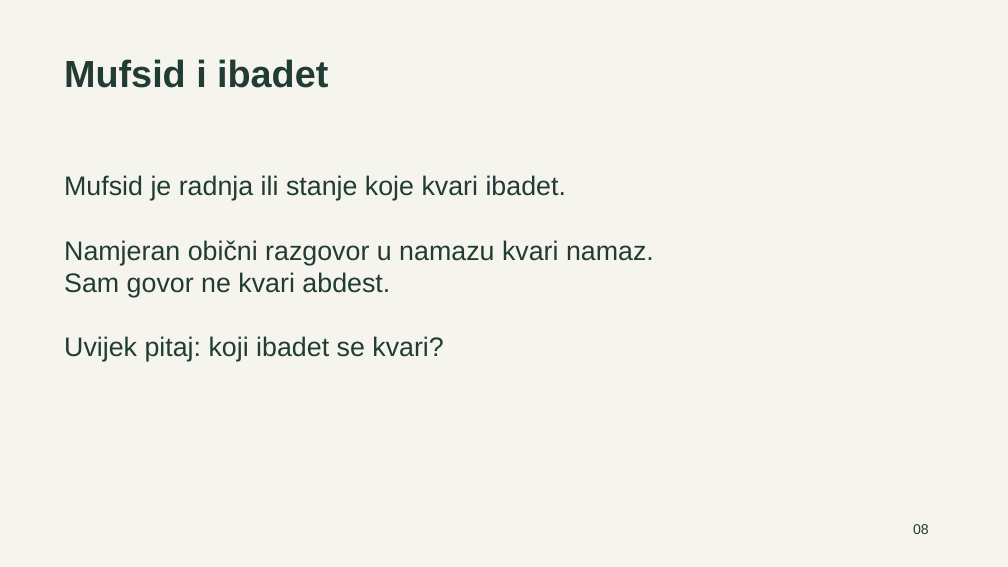
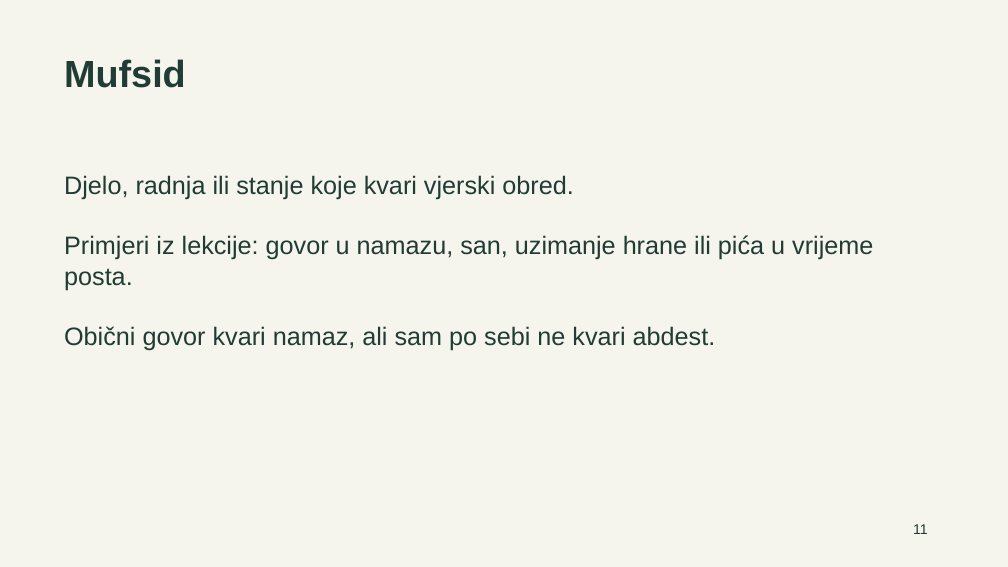
Before and after one commit to vjeronaukaskola/ogledni-cas-vrednovanje-djela, a slide deck: slide 11 of materijali/Prezentacija.pptx (slide 8 before the commit). Drawn at 1008x567 pixels with LibreOffice and Linux fonts; fonts in the diff are those of the drawing. Boxes give left, top, right and bottom in pixels: in the first picture for what was removed or moved away, otherwise in the second. Text is boxed around its words. In the diff, an @@ line names an element or a change of style, - is before the commit and + after.

```diff
--- a/materijali/Prezentacija.pptx
+++ b/materijali/Prezentacija.pptx
@@ text at (64, 59, 186, 88): text changed @@
-Mufsid i ibadet
+Mufsid
@@ text at (64, 175, 873, 351): text changed; size 25.5 to 24 pt @@
-Mufsid je radnja ili stanje koje kvari ibadet.
-Namjeran obični razgovor u namazu kvari namaz.
-Sam govor ne kvari abdest.
-Uvijek pitaj: koji ibadet se kvari?
+Djelo, radnja ili stanje koje kvari vjerski obred.
+Primjeri iz lekcije: govor u namazu, san, uzimanje hrane ili pića u vrijeme posta.
+Obični govor kvari namaz, ali sam po sebi ne kvari abdest.
@@ text at (913, 524, 928, 534): text changed @@
-08
+11
```
Also in this commit, not shown: 10 other slides changed, 19 slides added, 8 slides removed, 10 other files.
